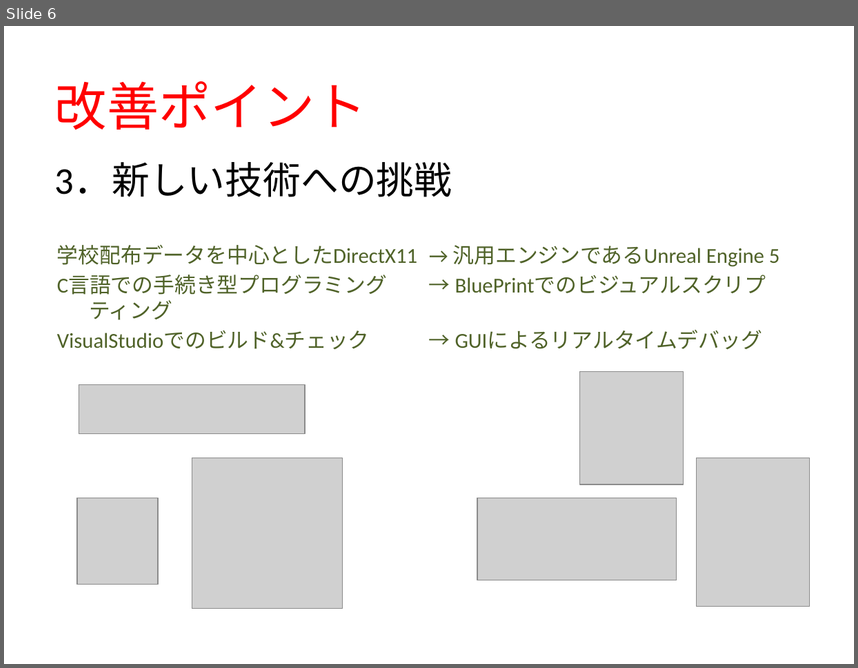
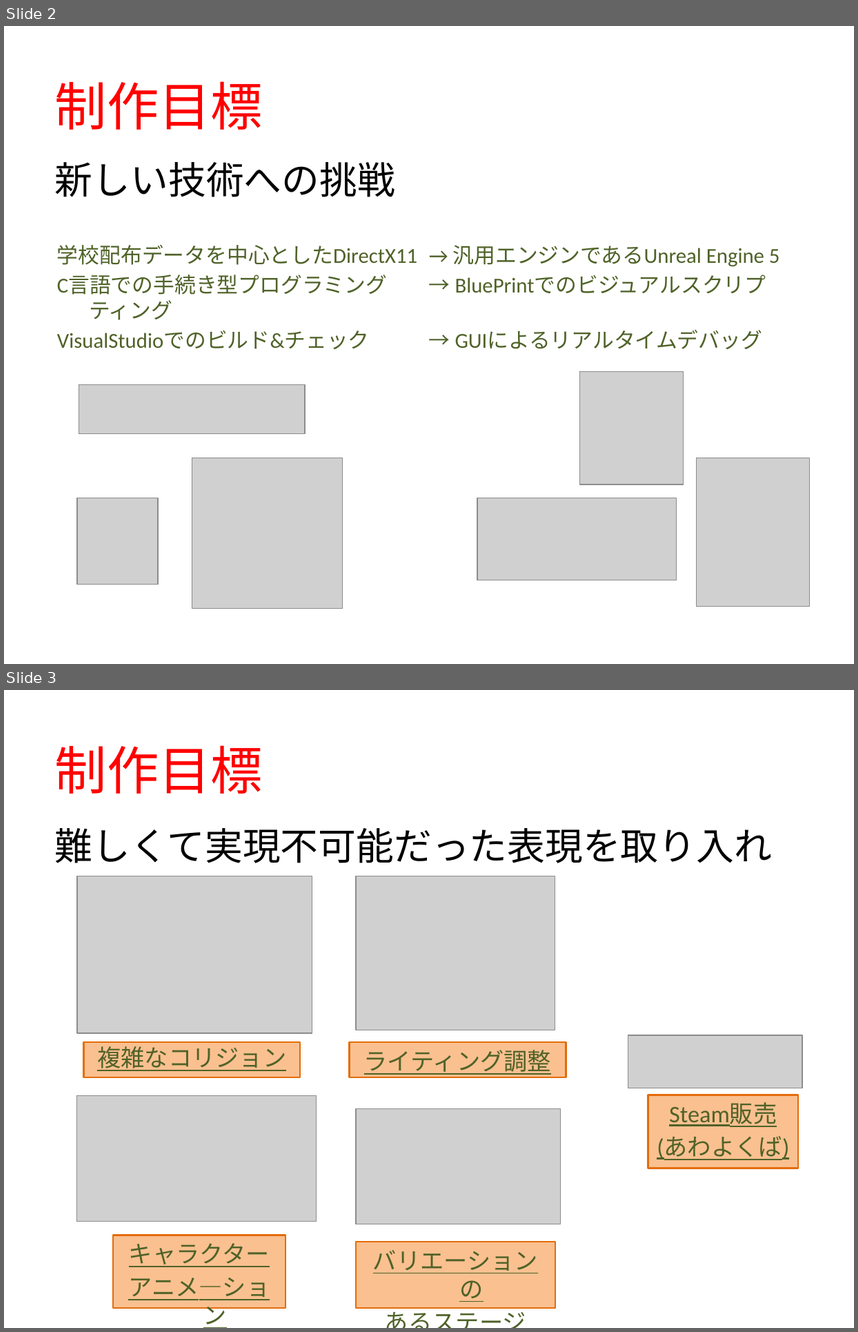
Before and after one commit to POCHOMKIN06/HF21, a slide deck: 企画書4.pptx. Shown one above the other, each under a label of ours: slide 6 before the commit, slides 2 and 3 after it. The pictures are 858x668 and 858x1332 pixels, drawn with LibreOffice and Linux fonts; fonts in the diff are those of the drawing; grey boxes stand for pictures. Boxes give left, top, right and bottom in pixels: in the first picture for what was removed or moved away, otherwise in the second. Text is boxed around its words. In the diff, an @@ line names an element or a change of style, - is before the commit and + after.

```diff
--- a/企画書4.pptx
+++ b/企画書4.pptx
@@ slide 3 added at box(4, 690, 854, 1328), background #FFFFFF @@
@@ title added at box(55, 745, 263, 793), 44 pt, text #FF0000 @@
+制作目標
@@ text added at box(55, 828, 772, 876), 32 pt, text #000000 @@
+難しくて実現不可能だった表現を取り入れる
@@ picture added at box(77, 876, 312, 1034) @@
@@ picture added at box(356, 876, 555, 1030) @@
@@ picture added at box(628, 1035, 802, 1089) @@
@@ rectangle added at box(84, 1042, 301, 1077), fill #FAC090, outline #E46C0A 1.5 pt, 20 pt, text #4F6228, underline @@
+複雑なコリジョン
@@ rectangle added at box(349, 1042, 566, 1077), fill #FAC090, outline #E46C0A 1.5 pt, 20 pt, text #4F6228, underline @@
+ライティング調整
@@ picture added at box(77, 1096, 316, 1221) @@
@@ rectangle added at box(648, 1094, 799, 1167), fill #FAC090, outline #E46C0A 1.5 pt, 20 pt, text #4F6228, underline @@
+Steam販売
+(あわよくば)
@@ picture added at box(356, 1108, 561, 1223) @@
@@ rectangle added at box(113, 1235, 286, 1308), fill #FAC090, outline #E46C0A 1.5 pt, 20 pt, text #4F6228, underline @@
+キャラクター
+アニメ―ション
@@ rectangle added at box(356, 1241, 555, 1307), fill #FAC090, outline #E46C0A 1.5 pt, 20 pt, text #4F6228, underline @@
+バリエーションの
+あるステージ
@@ what was slide 6 is now slide 2 @@
@@ slide 2 changed as well @@
@@ title at box(55, 81, 263, 129): text changed @@
-改善ポイント
+制作目標
@@ text at box(55, 162, 395, 197): text changed @@
-3．新しい技術への挑戦
+新しい技術への挑戦
```
Also in this commit, not shown: 4 other slides changed, 4 other slides added, 2 slides removed, 42 other files.
